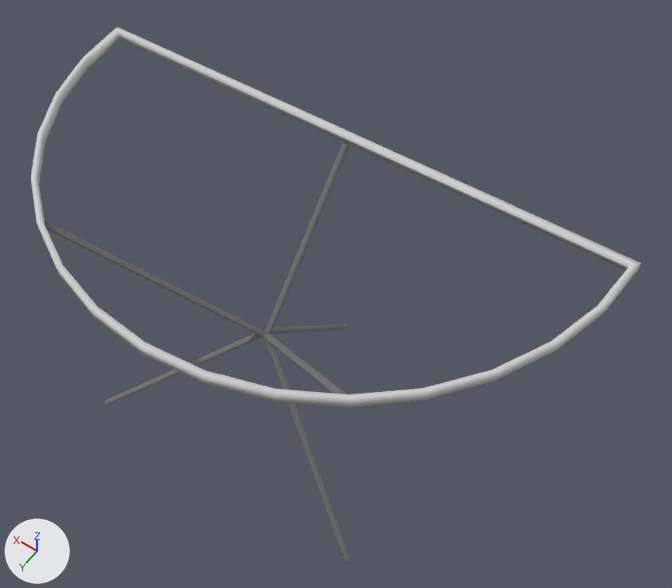
The OBJ model 3DModels/scopia/scopia/coffee_table/coffee_table.obj, before and after one commit.
Rendered twice from a camera (50 mm lens) standing at (-0.664, 0.509, 1.395) and looking at (-0.152, -0.208, 0.27). The lights are fixed; the arrows at lower left show +X, +Y and +Z. The picture after the commit comes second. Where no turn or scale is listed for an object, it has been applied to the vertices.

Objects in the first picture: 'Circle.001', 'Tube.001_Tube.005'.
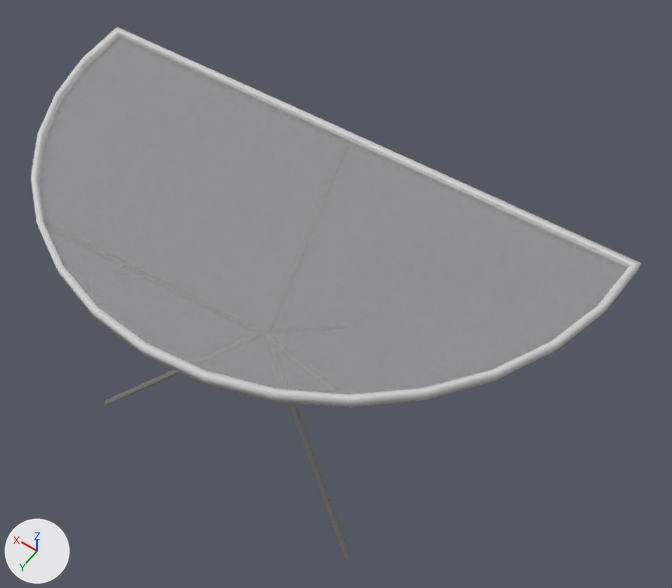
What the commit changed:
Material 'glass' (mat_glass) is new.
Its base color is (0.512, 0.512, 0.512) (grey #bebebe).
Its roughness is 0.72.
Its alpha is 0.3.
Mesh me_glass_circle_001 is new.
It has 39 vertices, 30 faces and spans x -0.525..0.35, y -0.337..0.125, z 0.45..0.475.
It uses material mat_glass (grey #bebebe).
Object 'Glass_Circle.001' (ob_glass_circle_001) is new; it shows me_glass_circle_001.
Its location is (0.0, 0.0, 0.0).

Where the change shows, as pixel boxes (x1, y1, x2, y2) in the pictures (672 x 588 px):
'Glass_Circle.001', added: after (37, 32, 631, 395)
